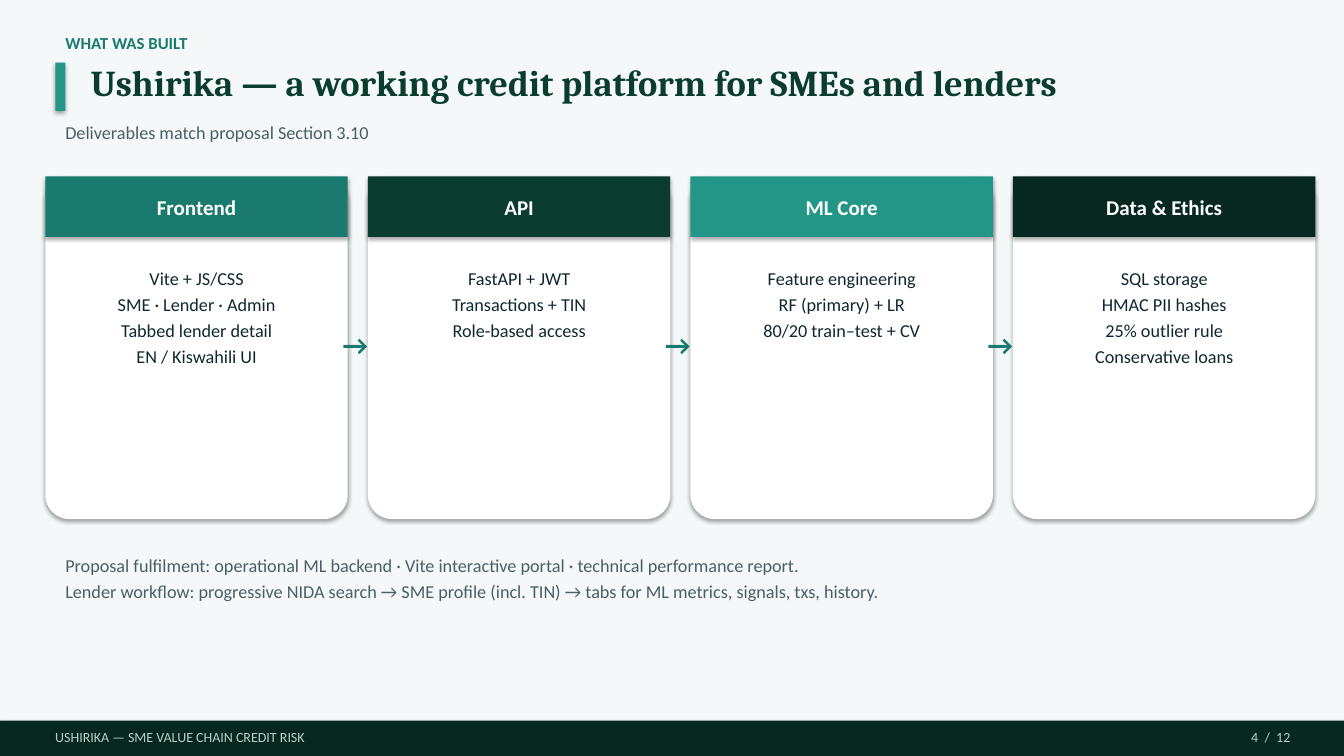
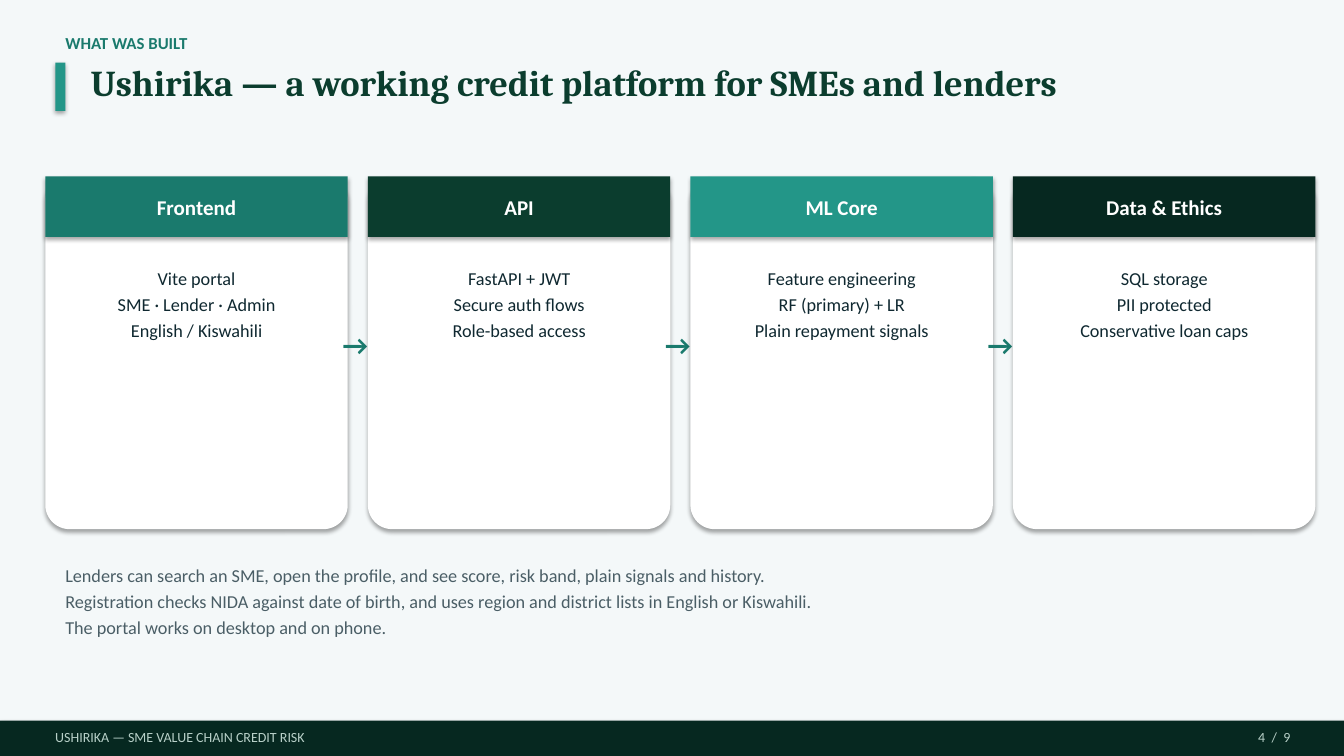
Before and after one commit to Dmmkuliku/ushirika-sme-credit, a slide deck: slide 4 of Presentation/Ushirika_Group15_Defence_v13.pptx. Drawn at 1344x756 pixels with LibreOffice and Linux fonts; fonts in the diff are those of the drawing. Boxes give left, top, right and bottom in pixels: in the first picture for what was removed or moved away, otherwise in the second. Text is boxed around its words. In the diff, an @@ line names an element or a change of style, - is before the commit and + after.

```diff
--- a/Presentation/Ushirika_Group15_Defence_v13.pptx
+++ b/Presentation/Ushirika_Group15_Defence_v13.pptx
@@ text removed at (x1=65, y1=126, x2=368, y2=142) @@
-Deliverables match proposal Section 3.10
@@ rounded rectangle resized from (x1=45, y1=176, x2=348, y2=519) to (x1=45, y1=176, x2=348, y2=529) @@
@@ rounded rectangle resized from (x1=368, y1=176, x2=670, y2=519) to (x1=368, y1=176, x2=670, y2=529) @@
@@ rounded rectangle resized from (x1=691, y1=176, x2=993, y2=519) to (x1=691, y1=176, x2=993, y2=529) @@
@@ rounded rectangle resized from (x1=1013, y1=176, x2=1316, y2=519) to (x1=1013, y1=176, x2=1316, y2=529) @@
@@ text at (x1=158, y1=272, x2=235, y2=288): text changed @@
-Vite + JS/CSS
+Vite portal
@@ text at (x1=454, y1=298, x2=584, y2=311): text changed @@
-Transactions + TIN
+Secure auth flows
@@ text at (x1=1080, y1=298, x2=1248, y2=340): text changed @@
-HMAC PII hashes
-25% outlier rule
-Conservative loans
+PII protected
+Conservative loan caps
@@ text at (x1=131, y1=324, x2=262, y2=340): text changed @@
-Tabbed lender detail
-EN / Kiswahili UI
+English / Kiswahili
@@ text at (x1=755, y1=324, x2=928, y2=340): text changed @@
-80/20 train–test + CV
+Plain repayment signals
@@ text removed at (x1=65, y1=559, x2=878, y2=601) @@
-Proposal fulfilment: operational ML backend · Vite interactive portal · technical performance report.
-Lender workflow: progressive NIDA search → SME profile (incl. TIN) → tabs for ML metrics, signals, txs, history.
@@ text added at (x1=65, y1=569, x2=811, y2=637), 13 pt, text #4A5E66 @@
+Lenders can search an SME, open the profile, and see score, risk band, plain signals and history.
+Registration checks NIDA against date of birth, and uses region and district lists in English or Kiswahili.
+The portal works on desktop and on phone.
@@ text at (x1=1258, y1=733, x2=1290, y2=742): text changed @@
-4 / 12
+4 / 9
```
Also in this commit, not shown: 6 other slides changed, 2 slides added, 5 slides removed, 3 other files.
